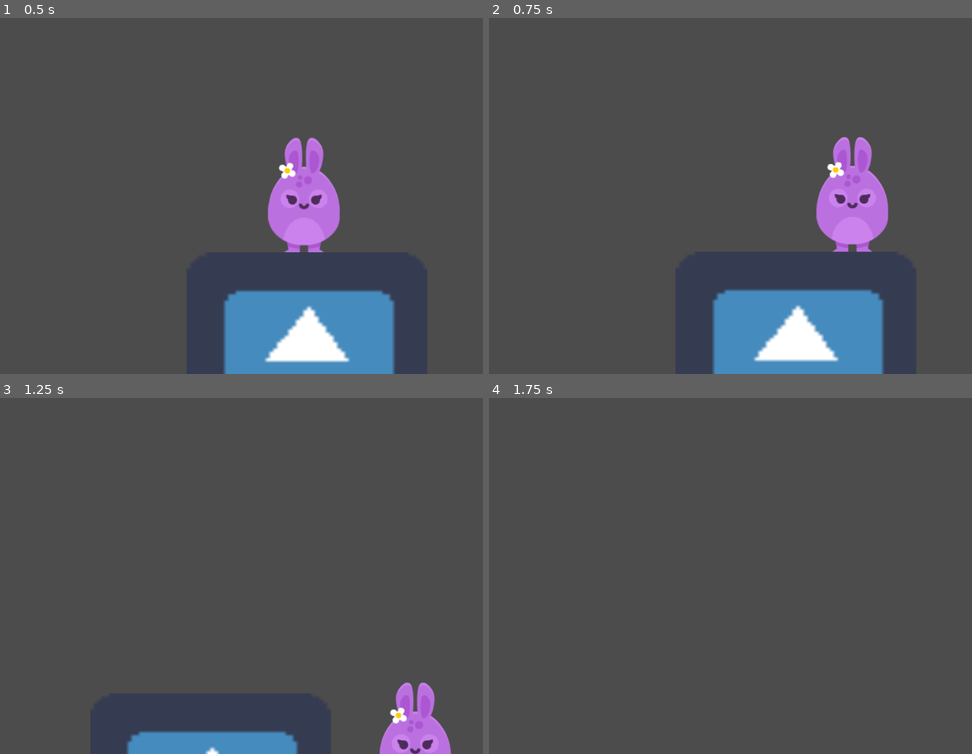
Above: before the commit, frames 1-4 (two rows, left to right).
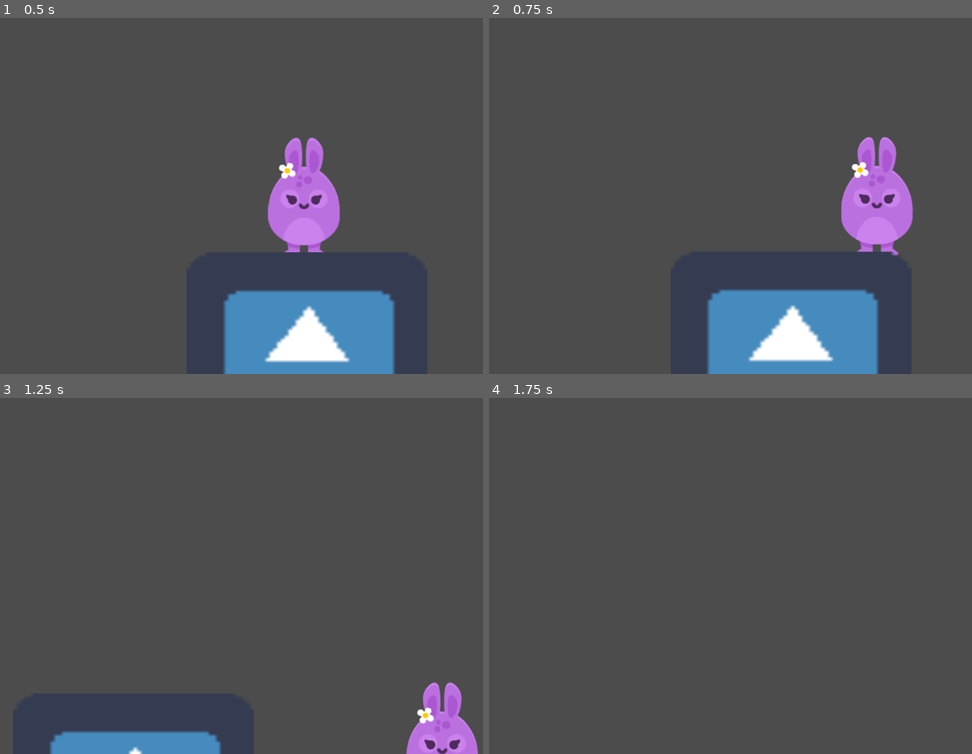
Above: after the commit, the same moments.

Repository: KennedyMungai/SimplePlatformer
Game: Godot game, scene res://Scenes/Levels/Level1.tscn
Two runs of this game, one before a commit and one after it. Both use one fixed random seed, a clock stepped at 60 frames per second and the inputs below. The engine's default icon, where the game draws it, is replaced by a stand-in: a white triangle on a blue panel in a dark square.
Inputs:
- Up to frame 1 (0.5 s): no input
- Up to frame 2 (0.75 s): hold D (right) from 0.53 s (still down)
- Up to frame 3 (1.25 s): keep holding D (right); tap W (jump) at 0.77 s
- Up to frame 4 (1.75 s): keep holding D (right); tap W (jump) at 1.52 s

Frame 1 is identical in both runs. In frame 2, 4.8% of the frame differs, in the area x 45-88%, y 33-100%; in frame 3, 4.6%; in frame 4, nothing differs.

Commit message:
Updated the movement speed of the character

Diff:
--- a/Scripts/Player.gd
+++ b/Scripts/Player.gd
@@ -3,7 +3,7 @@
 
 var motion = Vector2(0,0);
 
-const SPEED = 500;
+const SPEED = 750;
 const GRAVITY = 250;
 const JUMP_SPEED = 3000;
 
@@ -12,9 +12,9 @@
 	jump();
 
 	if(Input.is_action_pressed("left") and not Input.is_action_pressed("right")):
-		motion.x = -500;
+		motion.x = -SPEED;
 	elif(Input.is_action_pressed("right") and not Input.is_action_pressed("left")):
-		motion.x = 500;
+		motion.x = SPEED;
 	else:
 		motion.x = 0;
 
